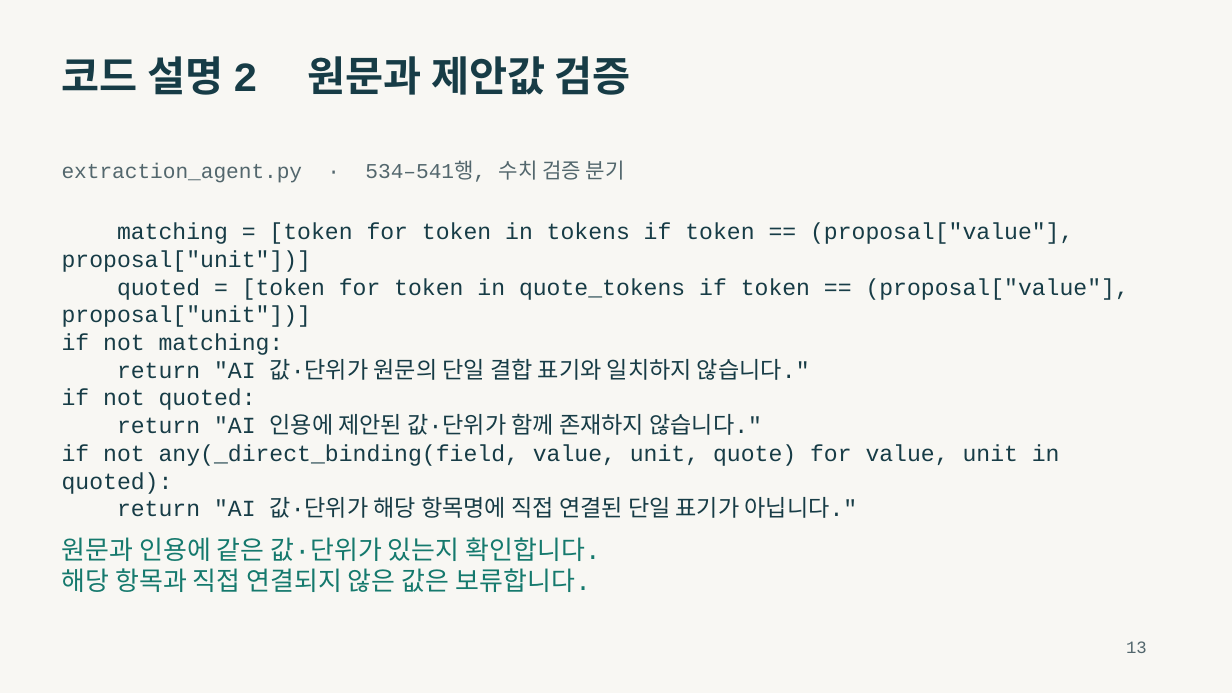
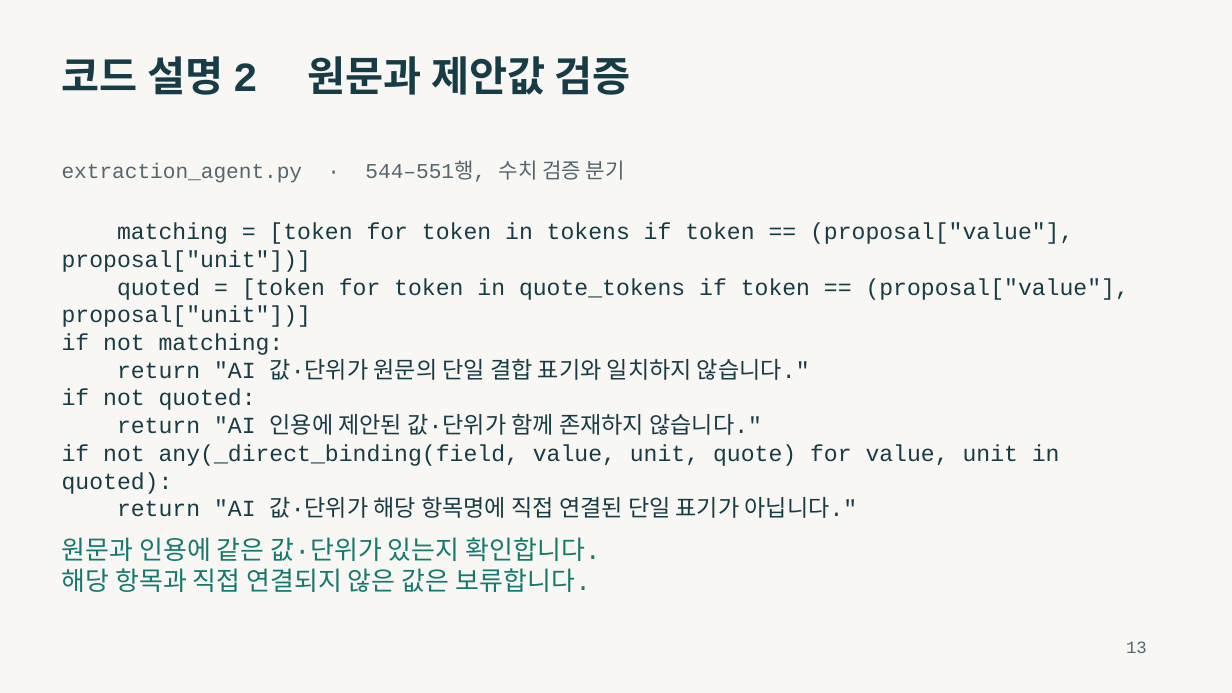
Before and after one commit to seogdo/transformer-spec-review, a slide deck: slide 13 of output/presentations/transformer-spec-review-presentation.pptx. Drawn at 1232x693 pixels with LibreOffice and Linux fonts; fonts in the diff are those of the drawing. Boxes give left, top, right and bottom in pixels: in the first picture for what was removed or moved away, otherwise in the second. Text is boxed around its words. In the diff, an @@ line names an element or a change of style, - is before the commit and + after.

```diff
--- a/output/presentations/transformer-spec-review-presentation.pptx
+++ b/output/presentations/transformer-spec-review-presentation.pptx
@@ text at (62,160,625,183): text changed @@
-extraction_agent.py · 534–541행, 수치 검증 분기
+extraction_agent.py · 544–551행, 수치 검증 분기
```
Also in this commit, not shown: 2 other slides changed, 13 other files.
